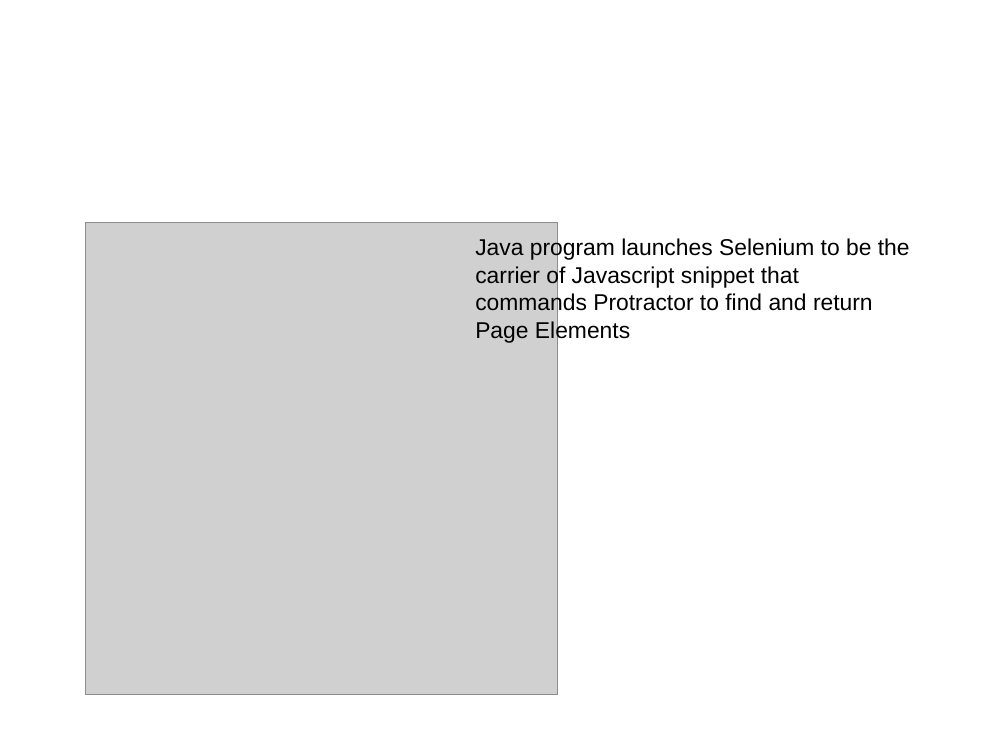
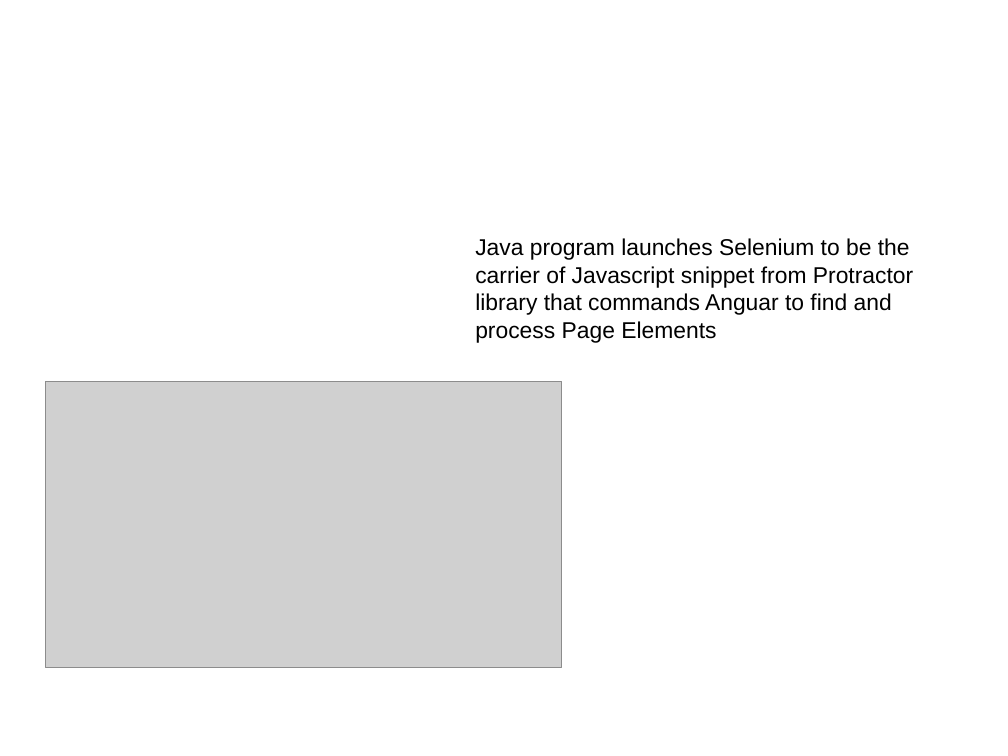
Before and after one commit to sergueik/selenium_java, a slide deck: slide 8 of protractor/jProtractor.odp. Drawn at 1008x756 pixels with LibreOffice and Linux fonts; fonts in the diff are those of the drawing; grey boxes stand for pictures; background and template pictures are left out. Boxes give left, top, right and bottom in pixels: in the first picture for what was removed or moved away, otherwise in the second. Text is boxed around its words. In the diff, an @@ line names an element or a change of style, - is before the commit and + after.

```diff
--- a/protractor/jProtractor.odp
+++ b/protractor/jProtractor.odp
@@ text at [475,238,913,343]: text changed @@
-Java program launches Selenium to be the carrier of Javascript snippet that commands Protractor to find and return Page Elements
+Java program launches Selenium to be the carrier of Javascript snippet from Protractor library that commands Anguar to find and process Page Elements
@@ picture: place and size @@
-picture at [85,222,558,695]
+picture at [46,381,563,668]
```
Also in this commit, not shown: 5 other slides changed, 4 slides added, 1 slide removed, 1 other file.
